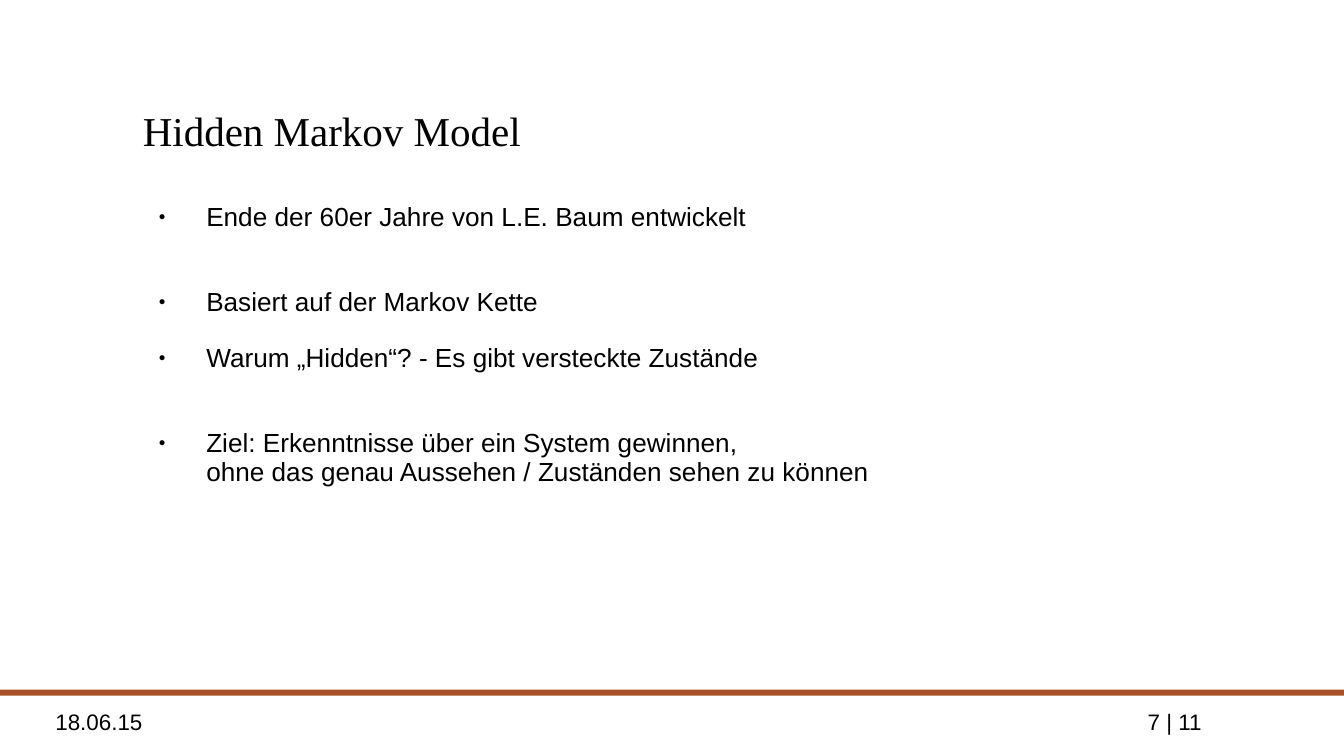
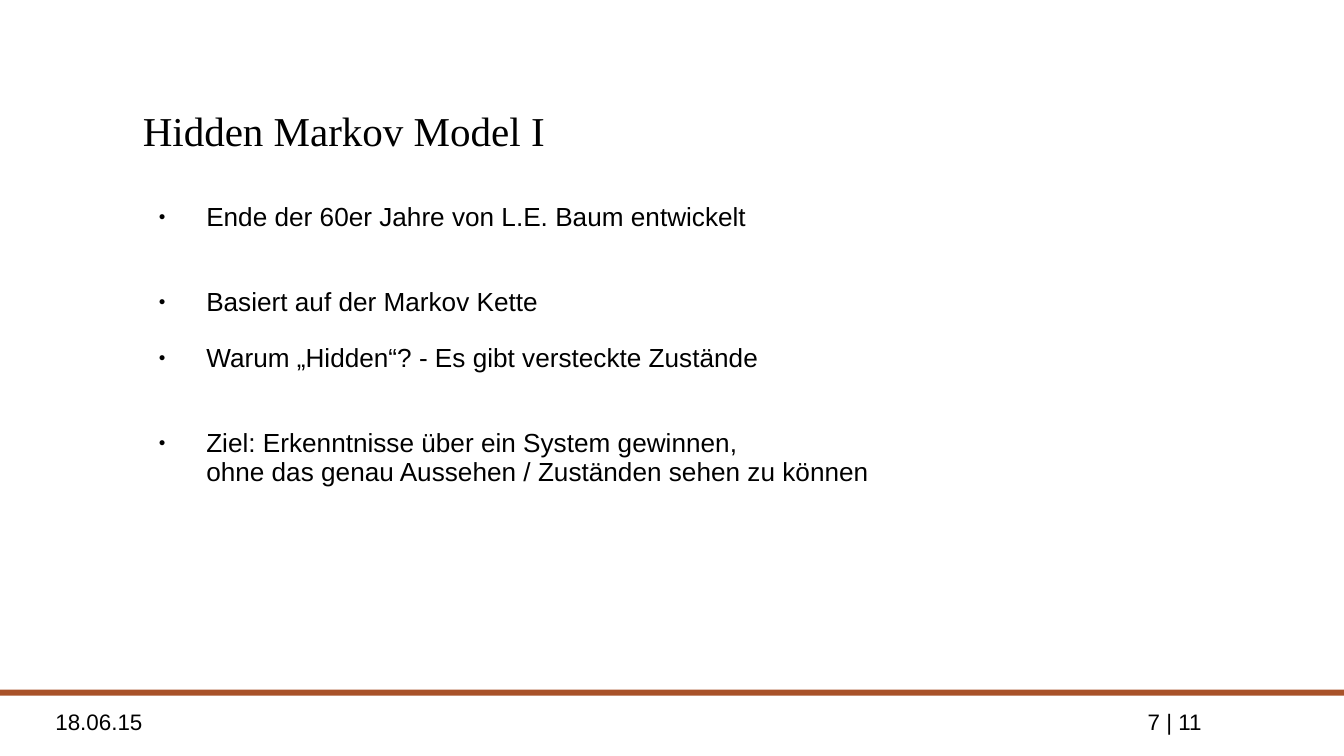
Before and after one commit to ppasler/Formale-Methoden-HMM, a slide deck: slide 7 of presentation/hidden_markov_pasler.odp. Drawn at 1344x756 pixels with LibreOffice and Linux fonts; fonts in the diff are those of the drawing; background and template pictures are left out. Boxes give left, top, right and bottom in pixels: in the first picture for what was removed or moved away, otherwise in the second. Text is boxed around its words. In the diff, an @@ line names an element or a change of style, - is before the commit and + after.

```diff
--- a/presentation/hidden_markov_pasler.odp
+++ b/presentation/hidden_markov_pasler.odp
@@ title at bbox=[143, 117, 545, 147]: text changed @@
-Hidden Markov Model
+Hidden Markov Model I
```
Also in this commit, not shown: 4 other slides changed, 5 slides added, 3 other files.
